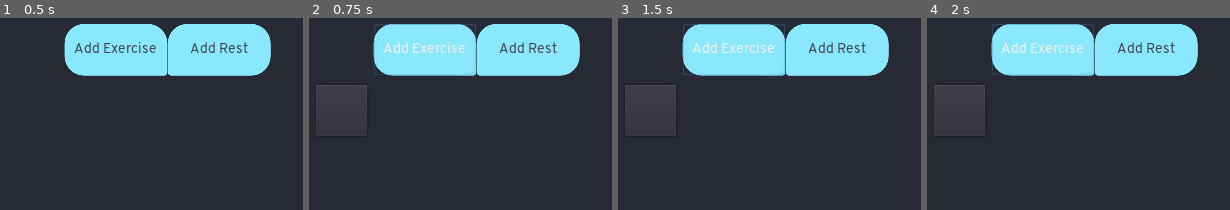
Above: before the commit, frames 1-4 (left to right).
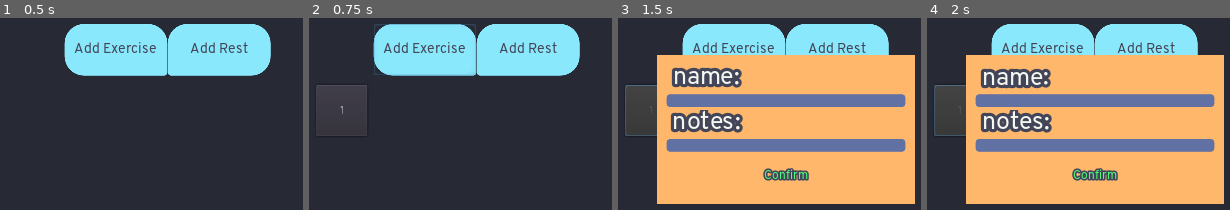
Above: after the commit, the same moments.

Repository: DevMort/Exercise-Assistant
Game: Godot game, scene res://Main.tscn
Two runs of this game, one before a commit and one after it. Both use one fixed random seed, a clock stepped at 60 frames per second and the inputs below.
Inputs (mouse positions are in pixels of both pictures, inside the frame that each line leads up to):
- Up to frame 1 (0.5 s): no input
- Up to frame 2 (0.75 s): click "Add Exercise" at 0.5 s
- Up to frame 3 (1.5 s): click (651, 110) at 1.25 s
- Up to frame 4 (2 s): no input

Frame 1 is identical in both runs. In frame 2, 0.6% of the frame differs, in the area x 10-52%, y 12-50%; in frame 3, 67%; in frame 4, 67%, in the area x 2-99%, y 3-97%.

Commit message:
Costumize and add what exercise you want

Diff:
--- a/Exercise.tscn
+++ b/Exercise.tscn
@@ -1,6 +1,37 @@
-[gd_scene load_steps=2 format=2]
+[gd_scene load_steps=9 format=2]
 
 [ext_resource path="res://Scripts/Exercise.gd" type="Script" id=1]
+[ext_resource path="res://Fonts/overpass-regular.otf" type="DynamicFontData" id=2]
+
+[sub_resource type="DynamicFont" id=1]
+size = 32
+outline_size = 4
+outline_color = Color( 0.266667, 0.278431, 0.352941, 1 )
+font_data = ExtResource( 2 )
+
+[sub_resource type="StyleBoxFlat" id=2]
+bg_color = Color( 0.384314, 0.447059, 0.643137, 1 )
+corner_radius_top_left = 4
+corner_radius_top_right = 4
+corner_radius_bottom_right = 4
+corner_radius_bottom_left = 4
+
+[sub_resource type="DynamicFont" id=3]
+font_data = ExtResource( 2 )
+
+[sub_resource type="StyleBoxFlat" id=4]
+bg_color = Color( 0.384314, 0.447059, 0.643137, 1 )
+corner_radius_top_left = 4
+corner_radius_top_right = 4
+corner_radius_bottom_right = 4
+corner_radius_bottom_left = 4
+
+[sub_resource type="StyleBoxEmpty" id=5]
+
+[sub_resource type="DynamicFont" id=6]
+outline_size = 2
+outline_color = Color( 0.266667, 0.278431, 0.352941, 1 )
+font_data = ExtResource( 2 )
 
 [node name="Exercise" type="MarginContainer"]
 margin_right = 40.0
@@ -24,10 +55,12 @@
 [node name="MarginContainer" type="MarginContainer" parent="CanvasLayer"]
 anchor_right = 1.0
 anchor_bottom = 1.0
+margin_top = -0.890884
+margin_bottom = -0.890869
 custom_constants/margin_right = 64
 custom_constants/margin_top = 64
 custom_constants/margin_left = 64
-custom_constants/margin_bottom = 256
+custom_constants/margin_bottom = 750
 __meta__ = {
 "_edit_use_anchors_": false
 }
@@ -36,12 +69,90 @@
 margin_left = 64.0
 margin_top = 64.0
 margin_right = 386.0
-margin_bottom = 744.0
+margin_bottom = 250.0
 color = Color( 1, 0.721569, 0.423529, 1 )
 
 [node name="MarginContainer" type="MarginContainer" parent="CanvasLayer/MarginContainer/Panel"]
 anchor_right = 1.0
 anchor_bottom = 1.0
+custom_constants/margin_right = 12
+custom_constants/margin_top = 12
+custom_constants/margin_left = 12
+custom_constants/margin_bottom = 12
 __meta__ = {
 "_edit_use_anchors_": false
 }
+
+[node name="VBoxContainer" type="VBoxContainer" parent="CanvasLayer/MarginContainer/Panel/MarginContainer"]
+margin_left = 12.0
+margin_top = 12.0
+margin_right = 310.0
+margin_bottom = 174.0
+
+[node name="name" type="RichTextLabel" parent="CanvasLayer/MarginContainer/Panel/MarginContainer/VBoxContainer"]
+margin_right = 298.0
+margin_bottom = 33.0
+rect_min_size = Vector2( 0, 33 )
+custom_fonts/normal_font = SubResource( 1 )
+custom_colors/default_color = Color( 0.972549, 0.972549, 0.94902, 1 )
+bbcode_enabled = true
+bbcode_text = "[shake rate=10 level=6] name: [/shake]"
+text = " name: "
+
+[node name="name_input" type="LineEdit" parent="CanvasLayer/MarginContainer/Panel/MarginContainer/VBoxContainer"]
+margin_top = 37.0
+margin_right = 298.0
+margin_bottom = 53.0
+custom_styles/focus = SubResource( 2 )
+custom_styles/normal = SubResource( 2 )
+custom_fonts/font = SubResource( 3 )
+custom_colors/font_color_selected = Color( 0.972549, 0.972549, 0.94902, 1 )
+custom_colors/font_color = Color( 0.972549, 0.972549, 0.94902, 1 )
+align = 1
+
+[node name="notes" type="RichTextLabel" parent="CanvasLayer/MarginContainer/Panel/MarginContainer/VBoxContainer"]
+margin_top = 57.0
+margin_right = 298.0
+margin_bottom = 90.0
+rect_min_size = Vector2( 0, 33 )
+custom_fonts/normal_font = SubResource( 1 )
+custom_colors/default_color = Color( 0.972549, 0.972549, 0.94902, 1 )
+bbcode_enabled = true
+bbcode_text = "[shake rate=10 level=6] notes: [/shake]"
+text = " notes: "
+
+[node name="notes_input" type="LineEdit" parent="CanvasLayer/MarginContainer/Panel/MarginContainer/VBoxContainer"]
+margin_top = 94.0
+margin_right = 298.0
+margin_bottom = 110.0
+custom_styles/focus = SubResource( 2 )
+custom_styles/normal = SubResource( 4 )
+custom_fonts/font = SubResource( 3 )
+custom_colors/font_color_selected = Color( 0.972549, 0.972549, 0.94902, 1 )
+custom_colors/font_color = Color( 0.972549, 0.972549, 0.94902, 1 )
+align = 1
+
+[node name="MarginContainer" type="MarginContainer" parent="CanvasLayer/MarginContainer/Panel/MarginContainer/VBoxContainer"]
+margin_top = 114.0
+margin_right = 298.0
+margin_bottom = 150.0
+custom_constants/margin_top = 20
+
+[node name="CenterContainer" type="CenterContainer" parent="CanvasLayer/MarginContainer/Panel/MarginContainer/VBoxContainer/MarginContainer"]
+margin_top = 20.0
+margin_right = 298.0
+margin_bottom = 36.0
+
+[node name="confirm" type="Button" parent="CanvasLayer/MarginContainer/Panel/MarginContainer/VBoxContainer/MarginContainer/CenterContainer"]
+margin_left = 120.0
+margin_right = 177.0
+margin_bottom = 16.0
+custom_styles/hover = SubResource( 5 )
+custom_styles/pressed = SubResource( 5 )
+custom_styles/focus = SubResource( 5 )
+custom_styles/normal = SubResource( 5 )
+custom_fonts/font = SubResource( 6 )
+custom_colors/font_color = Color( 0.313726, 0.980392, 0.482353, 1 )
+custom_colors/font_color_hover = Color( 0.972549, 0.972549, 0.94902, 1 )
+custom_colors/font_color_pressed = Color( 0.313726, 0.980392, 0.482353, 1 )
+text = "Confirm"
--- a/Scripts/Exercise.gd
+++ b/Scripts/Exercise.gd
@@ -2,10 +2,24 @@
 
 onready var button = $CenterContainer/Button
 onready var panel = $CanvasLayer/MarginContainer/Panel
+onready var confirm = $CanvasLayer/MarginContainer/Panel/MarginContainer/VBoxContainer/MarginContainer/CenterContainer/confirm
+onready var name_input = $CanvasLayer/MarginContainer/Panel/MarginContainer/VBoxContainer/name_input
+onready var notes_input = $CanvasLayer/MarginContainer/Panel/MarginContainer/VBoxContainer/notes_input
+
+var exercise_name : String = ""
+var notes : String = ""
 
 func _ready():
 	button.connect("pressed", self, "modify_exercise")
-	panel.hide()
+	confirm.connect("pressed", self, "confirm")
+	panel.get_parent().hide()
 
 func modify_exercise() -> void:
-	panel.show()
+	button.disabled = true
+	panel.get_parent().show()
+func confirm() -> void:
+	exercise_name = name_input.text
+	notes = notes_input.text
+
+	panel.get_parent().hide()
+	button.disabled = false
--- a/Scripts/Main.gd
+++ b/Scripts/Main.gd
@@ -5,9 +5,13 @@
 onready var add_exercise_button = $VBoxContainer/MarginContainer/HBoxContainer/add_exerise
 onready var grid = $VBoxContainer/MarginContainer2/GridContainer
 
+var ex_count : int = 0
+
 func _ready():
 	add_exercise_button.connect("pressed", self, "add_exercise")
 
 func add_exercise() -> void:
 	var e = exercise_scene.instance()
 	grid.add_child(e)
+	ex_count += 1
+	e.button.text = String(ex_count)
